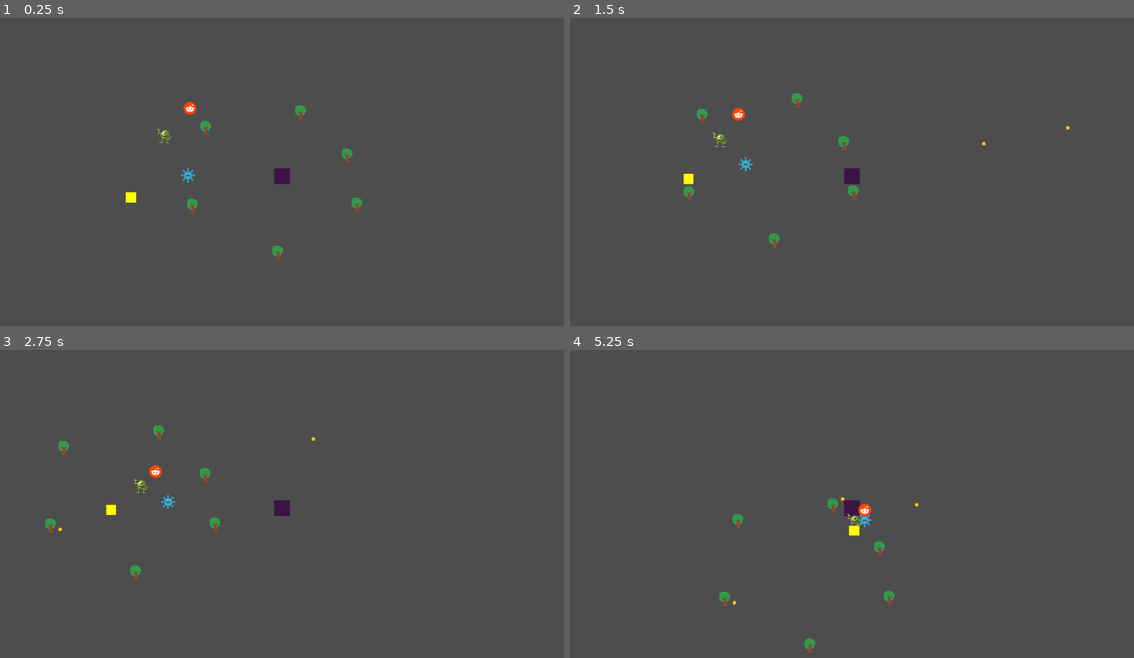
Above: before the commit, frames 1-4 (two rows, left to right).
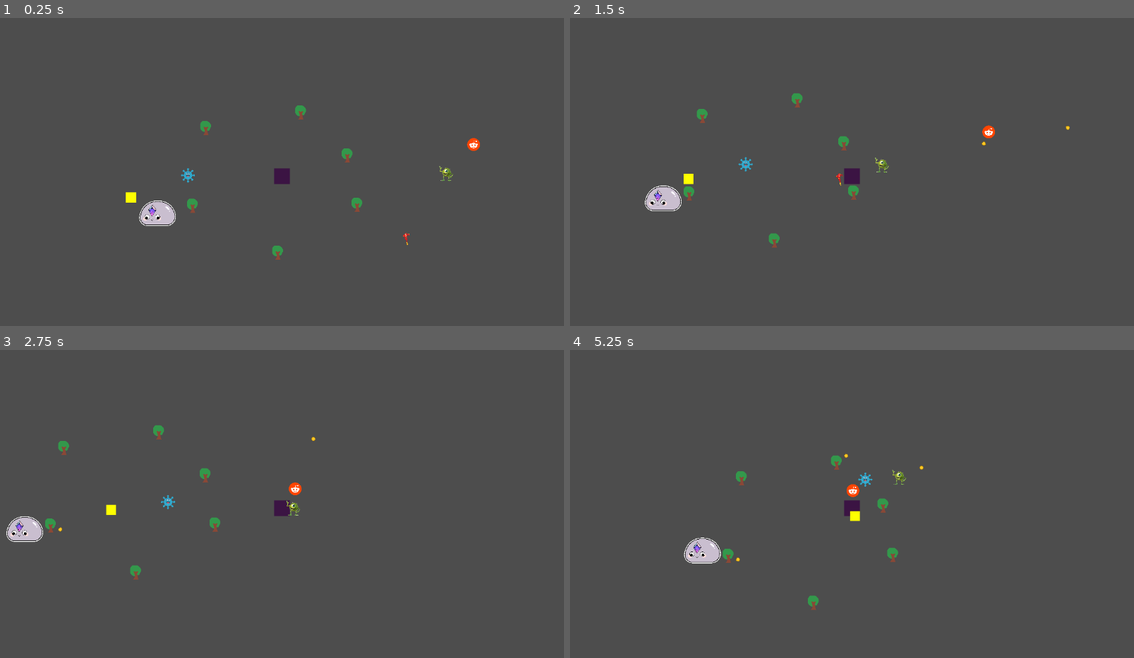
Above: after the commit, the same moments.

Repository: kaminaryu/um-gamejam
Game: Godot game, scene res://src/scenes/main.tscn
Two runs of this game, one before a commit and one after it. Both use one fixed random seed, a clock stepped at 60 frames per second and the inputs below.
Inputs (mouse positions are in pixels of both pictures, inside the frame that each line leads up to):
- Up to frame 1 (0.25 s): no input
- Up to frame 2 (1.5 s): tap Enter at 0.5 s; move the mouse to (976, 159) at 0.52 s; press the mouse at (976, 159) at 0.53 s; hold D (move_right) 0.53-1.28 s; move the mouse to (739, 193) at 1.27 s; release the mouse at (739, 193) at 1.28 s; hold S (move_down) from 1.28 s (still down); tap Shift (dash) at 1.35 s
- Up to frame 3 (2.75 s): click (169, 525) at 1.55 s; move the mouse to (338, 439) at 2.02 s; release S (move_down) at 2.03 s; press the mouse at (338, 439) at 2.03 s; hold D (move_right) from 2.03 s (still down)
- Up to frame 4 (5.25 s): move the mouse to (823, 571) at 2.77 s; release D (move_right) at 2.78 s; release the mouse at (823, 571) at 2.78 s; hold W (move_up) 2.78-3.53 s; tap Enter at 2.85 s; click (823, 571) at 3.05 s; move the mouse to (1021, 556) at 3.52 s; press the mouse at (1021, 556) at 3.53 s; hold A (move_left) 3.53-5.03 s; tap F at 3.6 s; move the mouse to (682, 460) at 4.27 s; release the mouse at (682, 460) at 4.28 s; click (682, 460) at 4.35 s; move the mouse to (880, 507) at 5.02 s; press the mouse at (880, 507) at 5.03 s; hold S (move_down) from 5.03 s (still down); tap Shift (dash) at 5.1 s

The runs differ from the first frame. In frame 1, 0.7% of the frame differs, in the area x 24-86%, y 27-74%; in frame 2, 0.7%; in frame 3, 0.7%; in frame 4, 1.7%, in the area x 20-63%, y 33-99%.

Commit message:
added somethign ig

Diff:
--- a/project.godot
+++ b/project.godot
@@ -77,6 +77,11 @@
 ]
 }
 
+[layer_names]
+
+2d_physics/layer_1="World"
+2d_physics/layer_2="Enemies"
+
 [rendering]
 
 renderer/rendering_method="gl_compatibility"
--- /dev/null
+++ b/src/enemy/big_enemy.tscn
@@ -0,0 +1,41 @@
+[gd_scene load_steps=7 format=3 uid="uid://bol7x870q4agt"]
+
+[ext_resource type="Script" uid="uid://b5xb7qahgyst4" path="res://src/enemy/enemy.gd" id="1_ovfpf"]
+[ext_resource type="Texture2D" uid="uid://yruq7viul5md" path="res://assets/Placeholder/big.png" id="2_ovfpf"]
+[ext_resource type="Script" uid="uid://dn4a1ghu2vu7c" path="res://src/enemy/enemy_components/movement_component.gd" id="3_3hllk"]
+[ext_resource type="Script" uid="uid://ddggcu105usen" path="res://src/enemy/enemy_components/damageable_component.gd" id="4_7u44w"]
+
+[sub_resource type="RectangleShape2D" id="RectangleShape2D_ig63i"]
+size = Vector2(38, 26)
+
+[sub_resource type="RectangleShape2D" id="RectangleShape2D_s7fyc"]
+size = Vector2(46, 32)
+
+[node name="BigEnemy" type="CharacterBody2D" groups=["Enemy"]]
+collision_layer = 2
+script = ExtResource("1_ovfpf")
+_enemy_name = "Big Enemy"
+_health = 100
+_damage = 20
+_speed = 20.0
+
+[node name="Sprite2D" type="Sprite2D" parent="."]
+position = Vector2(0, 5.96046e-08)
+scale = Vector2(0.0337349, 0.0337349)
+texture = ExtResource("2_ovfpf")
+
+[node name="EnemyCollision" type="CollisionShape2D" parent="."]
+shape = SubResource("RectangleShape2D_ig63i")
+
+[node name="Hitbox" type="Area2D" parent="."]
+
+[node name="CollisionShape2D" type="CollisionShape2D" parent="Hitbox"]
+shape = SubResource("RectangleShape2D_s7fyc")
+
+[node name="MovementComponent" type="Node2D" parent="."]
+script = ExtResource("3_3hllk")
+
+[node name="DamageableComponent" type="Node2D" parent="."]
+script = ExtResource("4_7u44w")
+
+[connection signal="body_entered" from="Hitbox" to="DamageableComponent" method="_on_hitbox_body_entered"]
--- a/src/enemy/blue_enemy.tscn
+++ b/src/enemy/blue_enemy.tscn
@@ -11,6 +11,7 @@
 size = Vector2(26, 25)
 
 [node name="BlueEnemy" type="CharacterBody2D" groups=["Enemy"]]
+collision_layer = 2
 script = ExtResource("1_xso4u")
 _enemy_name = "Blue Enemy"
 _health = 10
--- a/src/enemy/enemy_components/damageable_component.gd
+++ b/src/enemy/enemy_components/damageable_component.gd
@@ -5,10 +5,8 @@
 
 func _ready():
 	parent = get_parent()
-	print(parent._health)
 
 
 func _on_hitbox_body_entered(body: Node2D) -> void:
 	if(body.is_in_group("Bullet")):
-		print("Enemy got shot")
 		parent.take_damage(5)
--- a/src/enemy/enemy_components/movement_component.gd
+++ b/src/enemy/enemy_components/movement_component.gd
@@ -8,10 +8,8 @@
 func _ready():
 	parent = get_parent()
 	player = get_tree().get_first_node_in_group("Player")
-	print(parent)
-	print(player)
 
-func _physics_process(delta: float) -> void:
+func _physics_process(_delta: float) -> void:
 	if player == null:
 		return
 
--- /dev/null
+++ b/src/enemy/fast_enemy.tscn
@@ -0,0 +1,40 @@
+[gd_scene load_steps=7 format=3 uid="uid://g5nsdbyt1ur8"]
+
+[ext_resource type="Script" uid="uid://b5xb7qahgyst4" path="res://src/enemy/enemy.gd" id="1_6pl6v"]
+[ext_resource type="Texture2D" uid="uid://dj8log6uxhlsv" path="res://assets/Placeholder/fast.png" id="2_6pl6v"]
+[ext_resource type="Script" uid="uid://dn4a1ghu2vu7c" path="res://src/enemy/enemy_components/movement_component.gd" id="3_ylhfm"]
+[ext_resource type="Script" uid="uid://ddggcu105usen" path="res://src/enemy/enemy_components/damageable_component.gd" id="4_0rtb7"]
+
+[sub_resource type="RectangleShape2D" id="RectangleShape2D_ig63i"]
+
+[sub_resource type="RectangleShape2D" id="RectangleShape2D_s7fyc"]
+size = Vector2(26, 25)
+
+[node name="FastEnemy" type="CharacterBody2D" groups=["Enemy"]]
+collision_layer = 2
+script = ExtResource("1_6pl6v")
+_enemy_name = "Fast Enemy"
+_health = 5
+_damage = 10
+_speed = 250.0
+
+[node name="Sprite2D" type="Sprite2D" parent="."]
+position = Vector2(0, 5.96046e-08)
+scale = Vector2(0.0427808, 0.0427808)
+texture = ExtResource("2_6pl6v")
+
+[node name="EnemyCollision" type="CollisionShape2D" parent="."]
+shape = SubResource("RectangleShape2D_ig63i")
+
+[node name="Hitbox" type="Area2D" parent="."]
+
+[node name="CollisionShape2D" type="CollisionShape2D" parent="Hitbox"]
+shape = SubResource("RectangleShape2D_s7fyc")
+
+[node name="MovementComponent" type="Node2D" parent="."]
+script = ExtResource("3_ylhfm")
+
+[node name="DamageableComponent" type="Node2D" parent="."]
+script = ExtResource("4_0rtb7")
+
+[connection signal="body_entered" from="Hitbox" to="DamageableComponent" method="_on_hitbox_body_entered"]
--- a/src/enemy/green_enemy.tscn
+++ b/src/enemy/green_enemy.tscn
@@ -11,6 +11,7 @@
 size = Vector2(26, 25)
 
 [node name="GreenEnemy" type="CharacterBody2D" groups=["Enemy"]]
+collision_layer = 2
 script = ExtResource("1_m4s3r")
 _enemy_name = "Green Enemy"
 _health = 20
--- a/src/enemy/red_enemy.tscn
+++ b/src/enemy/red_enemy.tscn
@@ -11,6 +11,7 @@
 size = Vector2(26, 25)
 
 [node name="RedEnemy" type="CharacterBody2D" groups=["Enemy"]]
+collision_layer = 2
 script = ExtResource("1_rm0dw")
 _enemy_name = "Red Enemy"
 _health = 30
--- a/src/enemy/yellow_enemy.tscn
+++ b/src/enemy/yellow_enemy.tscn
@@ -11,6 +11,7 @@
 size = Vector2(26, 25)
 
 [node name="YellowEnemy" type="CharacterBody2D" groups=["Enemy"]]
+collision_layer = 2
 script = ExtResource("1_jhtwy")
 _enemy_name = "Yellow Enemy"
 _health = 40
--- a/src/mechanism/shooting/bullet.gd
+++ b/src/mechanism/shooting/bullet.gd
@@ -3,7 +3,7 @@
 const SPEED = 600;
 
 func _physics_process(delta: float) -> void :
-    var direction = Vector2.RIGHT.rotated(rotation)
-    move_and_collide(direction * SPEED * delta)
+	var direction = Vector2.RIGHT.rotated(rotation)
+	move_and_collide(direction * SPEED * delta)
 
-    # according to einstein's theory of relativity
+	# according to einstein's theory of relativity
--- a/src/scenes/main.tscn
+++ b/src/scenes/main.tscn
@@ -6,6 +6,8 @@
 [ext_resource type="PackedScene" uid="uid://cx1aiav0a5mek" path="res://src/enemy/green_enemy.tscn" id="4_5dlwx"]
 [ext_resource type="PackedScene" uid="uid://c0mdmqvgdg8qm" path="res://src/enemy/red_enemy.tscn" id="5_o81g6"]
 [ext_resource type="PackedScene" uid="uid://b42vnhiay3ltx" path="res://src/enemy/yellow_enemy.tscn" id="6_dbro3"]
+[ext_resource type="PackedScene" uid="uid://bol7x870q4agt" path="res://src/enemy/big_enemy.tscn" id="7_2lg1k"]
+[ext_resource type="PackedScene" uid="uid://g5nsdbyt1ur8" path="res://src/enemy/fast_enemy.tscn" id="8_5lsyw"]
 
 [node name="Main" type="Node2D"]
 
@@ -33,10 +35,17 @@
 position = Vector2(-217, -2)
 
 [node name="GreenEnemy" parent="." instance=ExtResource("4_5dlwx")]
-position = Vector2(-264, -91)
+position = Vector2(360, -6)
 
 [node name="RedEnemy" parent="." instance=ExtResource("5_o81g6")]
-position = Vector2(-208, -154)
+position = Vector2(416, -69)
 
 [node name="YellowEnemy" parent="." instance=ExtResource("6_dbro3")]
 position = Vector2(-333, 47)
+
+[node name="BigEnemy" parent="." instance=ExtResource("7_2lg1k")]
+position = Vector2(-259, 77)
+scale = Vector2(1.92, 1.92)
+
+[node name="FastEnemy" parent="." instance=ExtResource("8_5lsyw")]
+position = Vector2(309, 157)
Binary file added: assets/Placeholder/big.png
Not shown, added: assets/Placeholder/big.png.import
Binary file added: assets/Placeholder/fast.png
Not shown, added: assets/Placeholder/fast.png.import
Not shown: 1 places in src/scenes/main.tscn that only renumber resources
